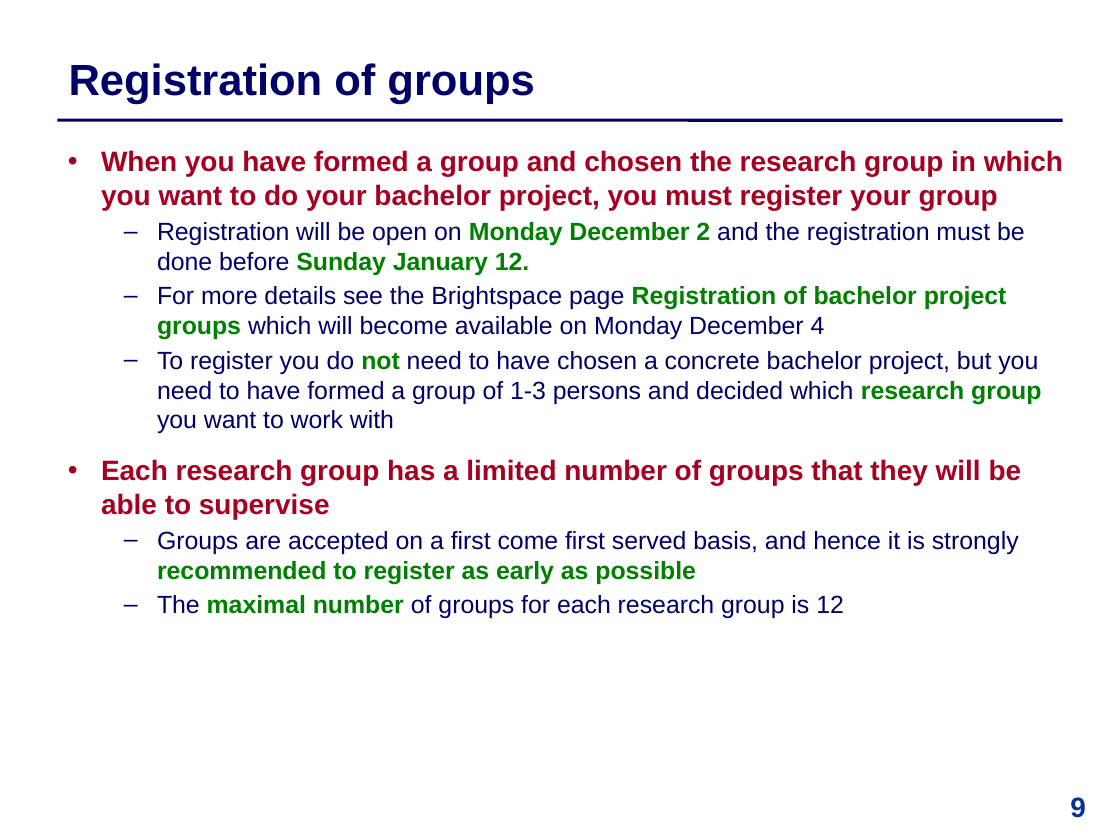
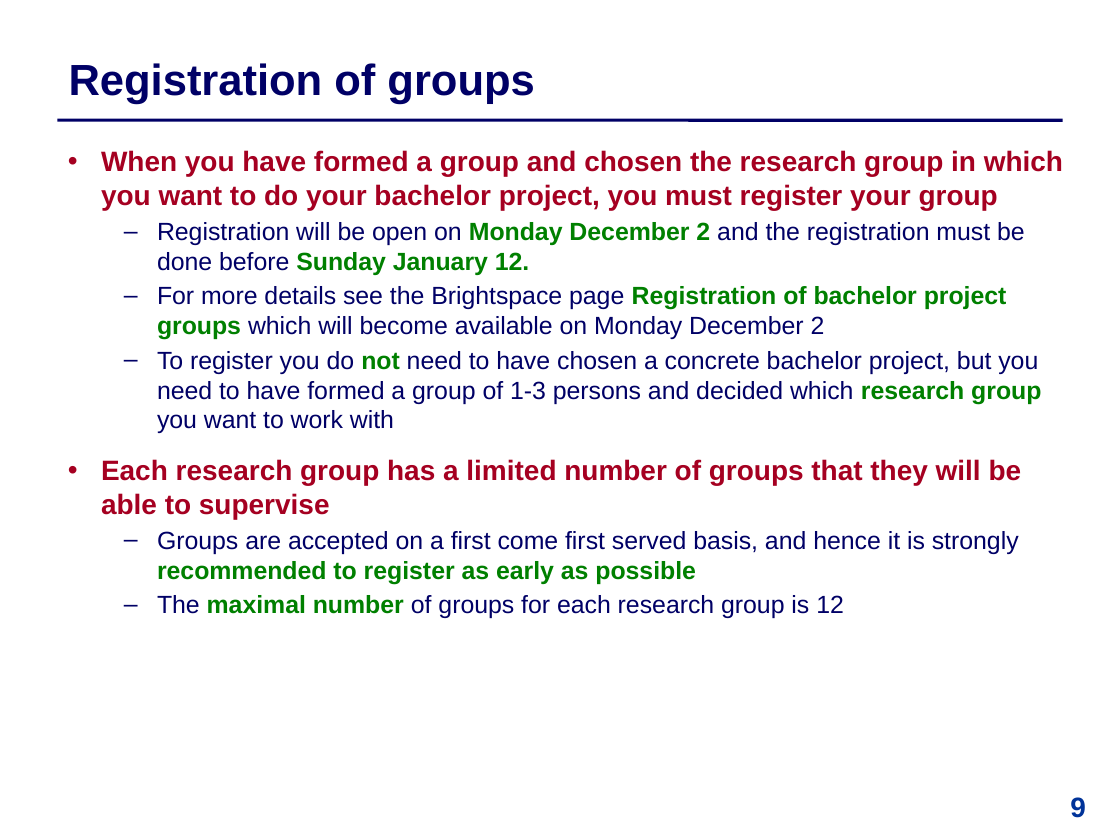
Before and after one commit to IntProgAU/Materiale, a slide deck: slide 9 of web/b25/0 Information Meeting.pptx. Drawn at 1120x840 pixels with LibreOffice and Linux fonts; fonts in the diff are those of the drawing. Boxes give left, top, right and bottom in pixels: in the first picture for what was removed or moved away, otherwise in the second. Text is boxed around its words. In the diff, an @@ line names an element or a change of style, - is before the commit and + after.

```diff
--- a/web/b25/0 Information Meeting.pptx
+++ b/web/b25/0 Information Meeting.pptx
@@ text at box(157, 286, 1007, 340): text changed @@
-  – For more details see the Brightspace page Registration of bachelor project groups which will become available on Monday December 4
+  – For more details see the Brightspace page Registration of bachelor project groups which will become available on Monday December 2
```
Also in this commit, not shown: 4 other slides changed.
